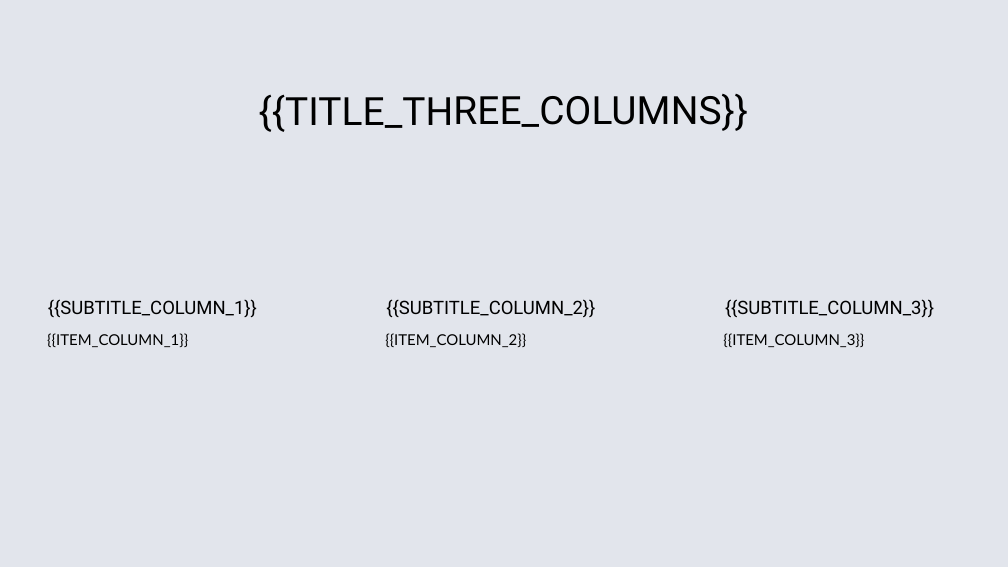
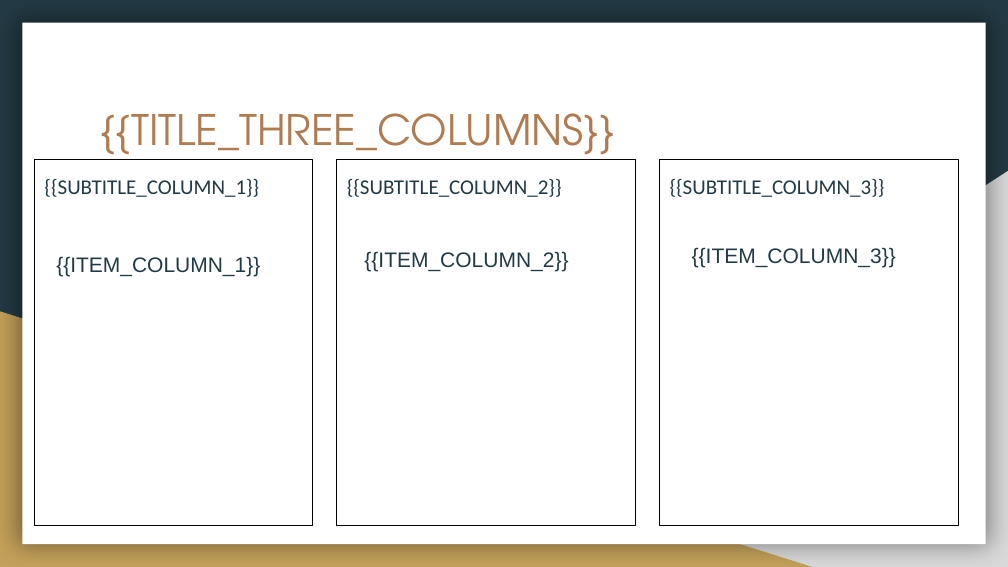
Before and after one commit to andreidiakov/Hack_Axenix_AI_presentation, a slide deck: slide 7 of template.pptx. Drawn at 1008x567 pixels with LibreOffice and Linux fonts; fonts in the diff are those of the drawing; background and template pictures are left out. Boxes give left, top, right and bottom in pixels: in the first picture for what was removed or moved away, otherwise in the second. Text is boxed around its words. In the diff, an @@ line names an element or a change of style, - is before the commit and + after.

```diff
--- a/template.pptx
+++ b/template.pptx
@@ background picture (left out) to #233A44 @@
@@ rectangle added at box(22, 23, 986, 544), fill #FFFFFF @@
@@ title "{{TITLE_THREE_COLUMNS}}": place and size @@
-title "{{TITLE_THREE_COLUMNS}}" at box(259, 94, 748, 132)
+title "{{TITLE_THREE_COLUMNS}}" at box(100, 113, 614, 164)
@@ title "{{TITLE_THREE_COLUMNS}}" at box(100, 113, 614, 164): size 27.8 to 30 pt, font Roboto to TeX Gyre Adventor, text colour #000000 to #AF7B51; alignment centre to left; line spacing 1.11 to 1; vertical alignment middle to top; rotation 359 to 0 degrees @@
@@ text "{{SUBTITLE_COLUMN_1}}": place and size @@
-text "{{SUBTITLE_COLUMN_1}}" at box(48, 299, 257, 317)
+text "{{SUBTITLE_COLUMN_1}}" at box(34, 159, 312, 525)
@@ text "{{SUBTITLE_COLUMN_2}}": place and size @@
-text "{{SUBTITLE_COLUMN_2}}" at box(386, 299, 595, 317)
+text "{{SUBTITLE_COLUMN_2}}" at box(337, 159, 635, 525)
@@ right triangle added at box(395, 171, 1008, 567), fill #D9D9D9 @@
@@ size 13.2 to 15 pt, font Roboto to Calibri, text colour #000000 to #233A44; line spacing 1.2 to 1.15; outline none to #000000 0.75 pt in 3 elements at box(337, 159, 635, 525), box(34, 159, 312, 525), box(659, 159, 958, 525) @@
@@ text "{{SUBTITLE_COLUMN_3}}": place and size @@
-text "{{SUBTITLE_COLUMN_3}}" at box(725, 299, 934, 317)
+text "{{SUBTITLE_COLUMN_3}}" at box(659, 159, 958, 525)
@@ text "{{ITEM_COLUMN_1}}": place and size @@
-text "{{ITEM_COLUMN_1}}" at box(47, 333, 188, 347)
+text "{{ITEM_COLUMN_1}}" at box(56, 256, 260, 277)
@@ text "{{ITEM_COLUMN_2}}": place and size @@
-text "{{ITEM_COLUMN_2}}" at box(385, 333, 526, 347)
+text "{{ITEM_COLUMN_2}}" at box(364, 251, 568, 272)
@@ size 10.7 to 15 pt, font Lato to Arial, text colour #000000 to #233A44; line spacing 1.03 to 1.15; more space between paragraphs; vertical alignment middle to top in 3 elements at box(364, 251, 568, 272), box(56, 256, 260, 277), box(692, 247, 896, 267) @@
@@ text "{{ITEM_COLUMN_3}}": place and size @@
-text "{{ITEM_COLUMN_3}}" at box(723, 333, 864, 347)
+text "{{ITEM_COLUMN_3}}" at box(692, 247, 896, 267)
@@ right triangle added at box(0, 311, 812, 567), fill #C4A15A @@
```
Also in this commit, not shown: 8 other slides changed, 11 other files.
